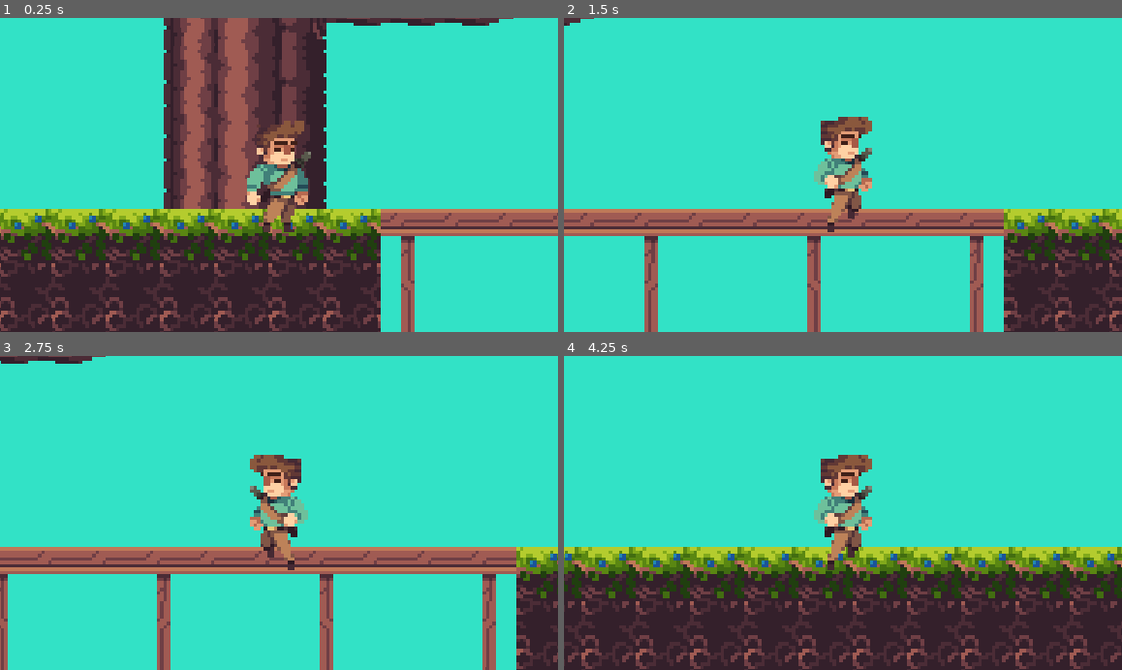
Above: before the commit, frames 1-4 (two rows, left to right).
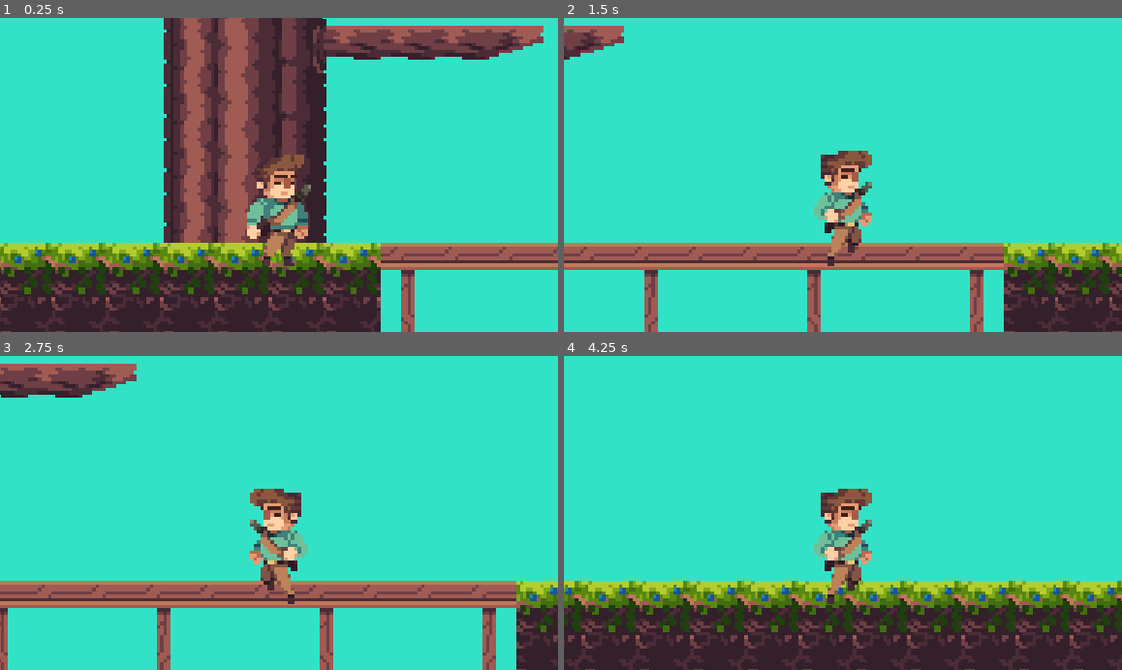
Above: after the commit, the same moments.

Repository: Blhamon055/SEPractPrecip
Game: Godot game, scene res://Main.tscn
Same seed, same stepped clock (60 frames per second), same inputs: the game is played once before the commit and once after it.
Inputs (mouse positions are in pixels of both pictures, inside the frame that each line leads up to):
- Up to frame 1 (0.25 s): no input
- Up to frame 2 (1.5 s): tap Enter (ui_accept) at 0.5, 0.77 s; move the mouse to (614, 55) at 0.52 s; hold Right (ui_right) from 0.53 s (still down); click (614, 55) at 0.67 s; move the mouse to (731, 190) at 1.27 s
- Up to frame 3 (2.75 s): tap Enter (ui_accept) at 1.52 s; move the mouse to (334, 443) at 2.02 s; release Right (ui_right) at 2.03 s; hold Left (ui_left) from 2.03 s (still down)
- Up to frame 4 (4.25 s): move the mouse to (815, 575) at 2.77 s; release Left (ui_left) at 2.78 s; hold Right (ui_right) from 2.78 s (still down); click (815, 575) at 2.92 s; tap Enter (ui_accept) at 3.02, 3.77 s; move the mouse to (1010, 560) at 3.52 s

The runs differ from the first frame. In frame 1, 31% of the frame differs, in the area x 0-100%, y 0-100%; in frame 2, 23%; in frame 3, 23%; in frame 4, 27%.

Commit message:
Add small changes to the tilemap

Diff:
--- a/Precipitation Minigame/Main.tscn
+++ b/Precipitation Minigame/Main.tscn
@@ -1,10 +1,11 @@
-[gd_scene load_steps=19 format=3 uid="uid://bhqja1j74crl5"]
+[gd_scene load_steps=23 format=3 uid="uid://bhqja1j74crl5"]
 
 [ext_resource type="Texture2D" uid="uid://bgdqdv2pqkgv" path="res://Assets/Legacy_Adventure_Pack/Assets/Assets.png" id="1_aajq6"]
+[ext_resource type="Texture2D" uid="uid://34t2xt0i6esp" path="res://IMG_0965.png" id="2_0ldbp"]
 [ext_resource type="Script" path="res://CharacterBody2D.gd" id="2_3xli8"]
 [ext_resource type="Texture2D" uid="uid://cb6r7rb2ic7vg" path="res://Assets/Jungle Asset Pack/Jungle Asset Pack/Character/sprites/landingF.png" id="4_614ld"]
 [ext_resource type="Texture2D" uid="uid://dsj5sxmrat1up" path="res://Assets/Jungle Asset Pack/Jungle Asset Pack/Chacter with outline/sprites/jump outline.png" id="4_ju3u1"]
-[ext_resource type="PackedScene" uid="uid://c35ogffmjt4s2" path="res://hud.tscn" id="5_34rhp"]
+[ext_resource type="PackedScene" uid="uid://bb5illnlkk5id" path="res://hud.tscn" id="5_34rhp"]
 [ext_resource type="Texture2D" uid="uid://dm5mc647uiwu0" path="res://Assets/Jungle Asset Pack/Jungle Asset Pack/Character/sprites/idle.png" id="5_m1vsr"]
 [ext_resource type="Texture2D" uid="uid://caj05cpjgwemx" path="res://Assets/Jungle Asset Pack/Jungle Asset Pack/Character/sprites/jump.png" id="5_utydl"]
 [ext_resource type="Texture2D" uid="uid://cvfxn45bmov12" path="res://Assets/Jungle Asset Pack/Jungle Asset Pack/Character/sprites/mid airF.png" id="6_1qpea"]
@@ -133,6 +134,7 @@
 13:2/0/physics_layer_0/linear_velocity = Vector2(0, 0)
 13:2/0/physics_layer_0/angular_velocity = 0.0
 14:2/0 = 0
+14:2/0/modulate = Color(1, 1, 1, 0.815686)
 14:2/0/physics_layer_0/linear_velocity = Vector2(0, 0)
 14:2/0/physics_layer_0/angular_velocity = 0.0
 15:2/0 = 0
@@ -1018,9 +1020,17 @@
 20:21/0/physics_layer_0/linear_velocity = Vector2(0, 0)
 20:21/0/physics_layer_0/angular_velocity = 0.0
 
+[sub_resource type="TileSetAtlasSource" id="TileSetAtlasSource_icpx0"]
+texture = ExtResource("2_0ldbp")
+0:0/0 = 0
+0:0/0/modulate = Color(1, 1, 1, 0.815686)
+0:0/0/physics_layer_0/linear_velocity = Vector2(0, 0)
+0:0/0/physics_layer_0/angular_velocity = 0.0
+
 [sub_resource type="TileSet" id="TileSet_c5phv"]
 physics_layer_0/collision_layer = 1
 sources/0 = SubResource("TileSetAtlasSource_vu3fi")
+sources/1 = SubResource("TileSetAtlasSource_icpx0")
 
 [sub_resource type="TileSetAtlasSource" id="TileSetAtlasSource_x6xui"]
 texture = ExtResource("1_aajq6")
@@ -1145,6 +1155,7 @@
 13:2/0/physics_layer_0/linear_velocity = Vector2(0, 0)
 13:2/0/physics_layer_0/angular_velocity = 0.0
 14:2/0 = 0
+14:2/0/modulate = Color(1, 1, 1, 0.815686)
 14:2/0/physics_layer_0/linear_velocity = Vector2(0, 0)
 14:2/0/physics_layer_0/angular_velocity = 0.0
 15:2/0 = 0
@@ -2031,9 +2042,17 @@
 20:21/0/physics_layer_0/linear_velocity = Vector2(0, 0)
 20:21/0/physics_layer_0/angular_velocity = 0.0
 
+[sub_resource type="TileSetAtlasSource" id="TileSetAtlasSource_ic6ig"]
+texture = ExtResource("2_0ldbp")
+0:0/0 = 0
+0:0/0/modulate = Color(1, 1, 1, 0.815686)
+0:0/0/physics_layer_0/linear_velocity = Vector2(0, 0)
+0:0/0/physics_layer_0/angular_velocity = 0.0
+
 [sub_resource type="TileSet" id="TileSet_sxmud"]
 physics_layer_0/collision_layer = 1
 sources/0 = SubResource("TileSetAtlasSource_x6xui")
+sources/1 = SubResource("TileSetAtlasSource_ic6ig")
 
 [sub_resource type="CanvasItemMaterial" id="CanvasItemMaterial_6ll0r"]
 
@@ -3060,10 +3079,18 @@
 22:3/0/physics_layer_0/linear_velocity = Vector2(0, 0)
 22:3/0/physics_layer_0/angular_velocity = 0.0
 
+[sub_resource type="TileSetAtlasSource" id="TileSetAtlasSource_8oqib"]
+texture = ExtResource("2_0ldbp")
+0:0/0 = 0
+0:0/0/modulate = Color(1, 1, 1, 0.815686)
+0:0/0/physics_layer_0/linear_velocity = Vector2(0, 0)
+0:0/0/physics_layer_0/angular_velocity = 0.0
+
 [sub_resource type="TileSet" id="TileSet_nn32p"]
 physics_layer_0/collision_layer = 1
 terrain_set_0/mode = 0
 sources/0 = SubResource("TileSetAtlasSource_n8t5u")
+sources/1 = SubResource("TileSetAtlasSource_8oqib")
 
 [sub_resource type="RectangleShape2D" id="RectangleShape2D_2h8qf"]
 
@@ -3140,8 +3167,10 @@
 texture = ExtResource("4_ju3u1")
 
 [node name="Camera2D" type="Camera2D" parent="CharacterBody2D"]
+offset = Vector2(0, -10)
 zoom = Vector2(3.5, 3.5)
 limit_left = -128
+limit_top = -100
 limit_bottom = 174
 
 [node name="AnimatedSprite2D" type="AnimatedSprite2D" parent="CharacterBody2D"]
